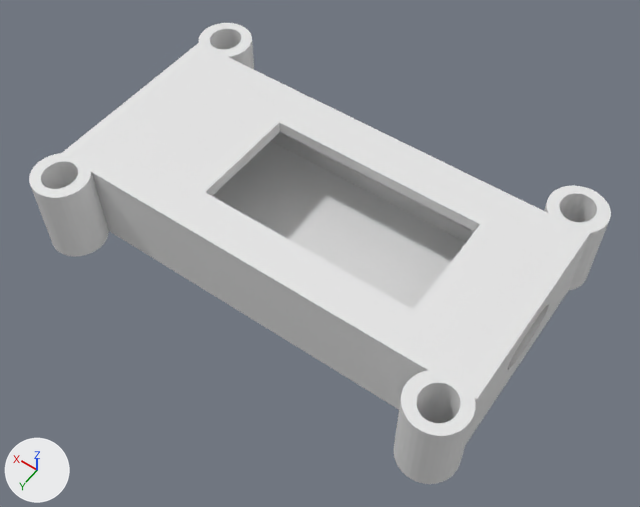
The Blender file Designs/top.blend: old version first, new version second.
One viewpoint serves both versions: a camera (50 mm lens) standing at (-0.0424, 0.0658, 0.0982) and looking at (0.0029, 0.0024, -0.0013). The axes (+X, +Y, +Z) are drawn at lower left. The lights are the same throughout.
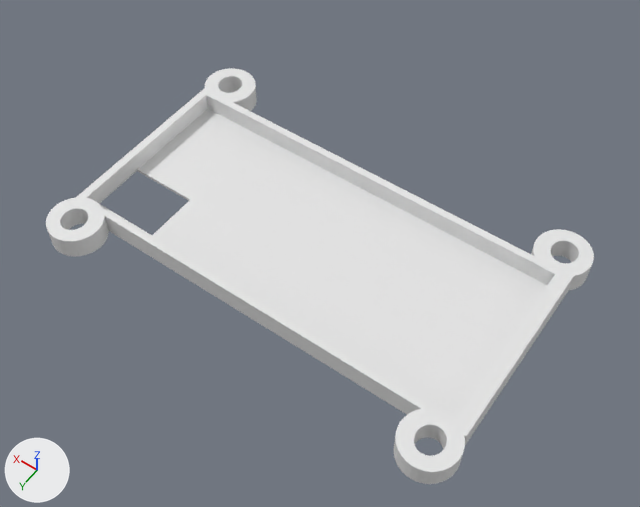
ob_cylinder_008 is not drawn itself; it is used by a modifier of ob_cylinder_006, ob_cylinder_007.
ob_cylinder_009 is not drawn itself; it is used by a modifier of ob_cylinder_004, ob_cylinder_005.
ob_cylinder_010 is not drawn itself; it is used by a modifier of ob_cylinder, ob_cylinder_001.
ob_cylinder_011 is not drawn itself; it is used by a modifier of ob_cylinder_002, ob_cylinder_003.

Boxes (x1, y1, x2, y2) around the edits, measured in the pictures (640 x 507 px):
'Cube', hidden: before (61, 43, 590, 432)
'Cylinder.003', hidden: before (395, 370, 476, 472)
'Cylinder.001', hidden: before (29, 153, 104, 242)
'Cylinder.007', hidden: before (544, 185, 611, 276)
'Cylinder.005', hidden: before (199, 23, 254, 69)
'Cube.004', unchanged, uncovered by the edit: before (105, 132, 573, 444); after (77, 88, 574, 445)

The edits, one by one:
Object 'Cube' (ob_cube) moves from (0.0, 0.0, -0.0096) to (0.0, 0.0, -0.0102).
Object 'Cube' (ob_cube) is now hidden.
Object 'Cylinder.001' (ob_cylinder_001) is now hidden.
Object 'Cylinder.003' (ob_cylinder_003) is now hidden.
Object 'Cylinder.005' (ob_cylinder_005) is now hidden.
Object 'Cylinder.007' (ob_cylinder_007) is now hidden.
Object 'Cylinder.008' (ob_cylinder_008) moves from (-0.025, -0.0182, 0.00511) to (-0.0253, -0.0182, 0.00511).
Object 'Cylinder.008' (ob_cylinder_008) is rescaled from (0.00246, 0.00266, 0.0031) to (0.00197, 0.00213, 0.0054).
Object 'Cylinder.009' (ob_cylinder_009) is rescaled from (0.00246, 0.00266, 0.0031) to (0.00197, 0.00213, 0.0054).
Object 'Cylinder.010' (ob_cylinder_010) is rescaled from (0.00246, 0.00266, 0.0031) to (0.00197, 0.00213, 0.0054).
Object 'Cylinder.011' (ob_cylinder_011) is rescaled from (0.00246, 0.00266, 0.0031) to (0.00197, 0.00213, 0.0054).
